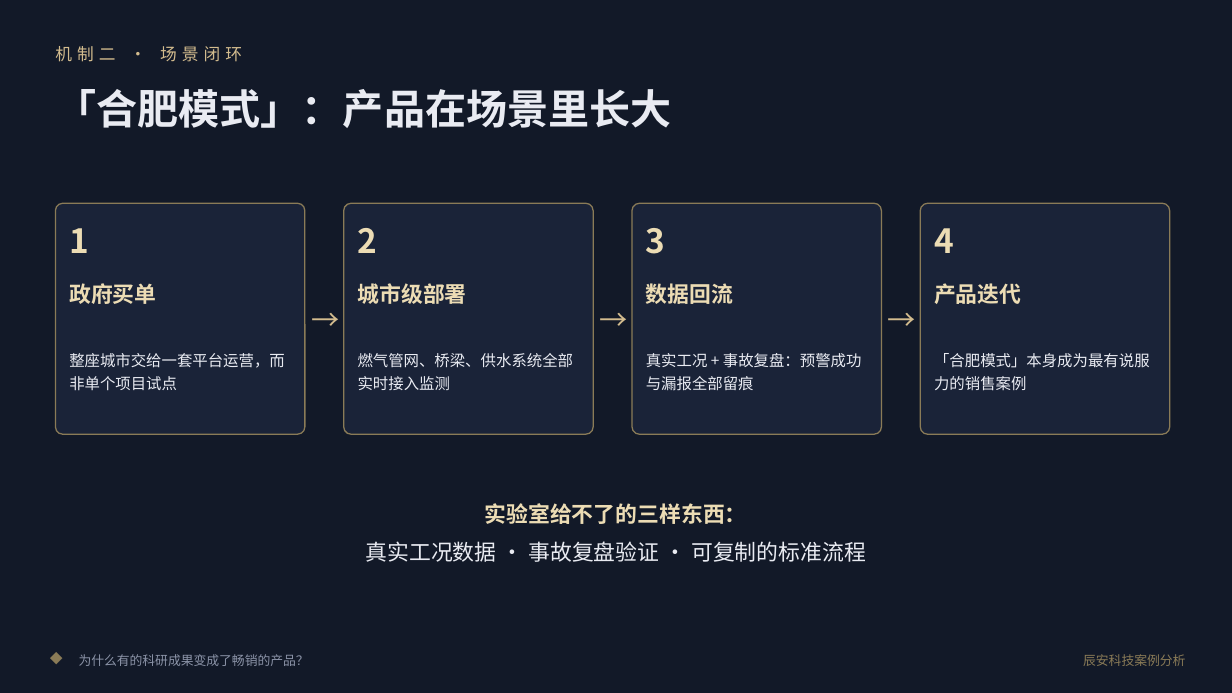
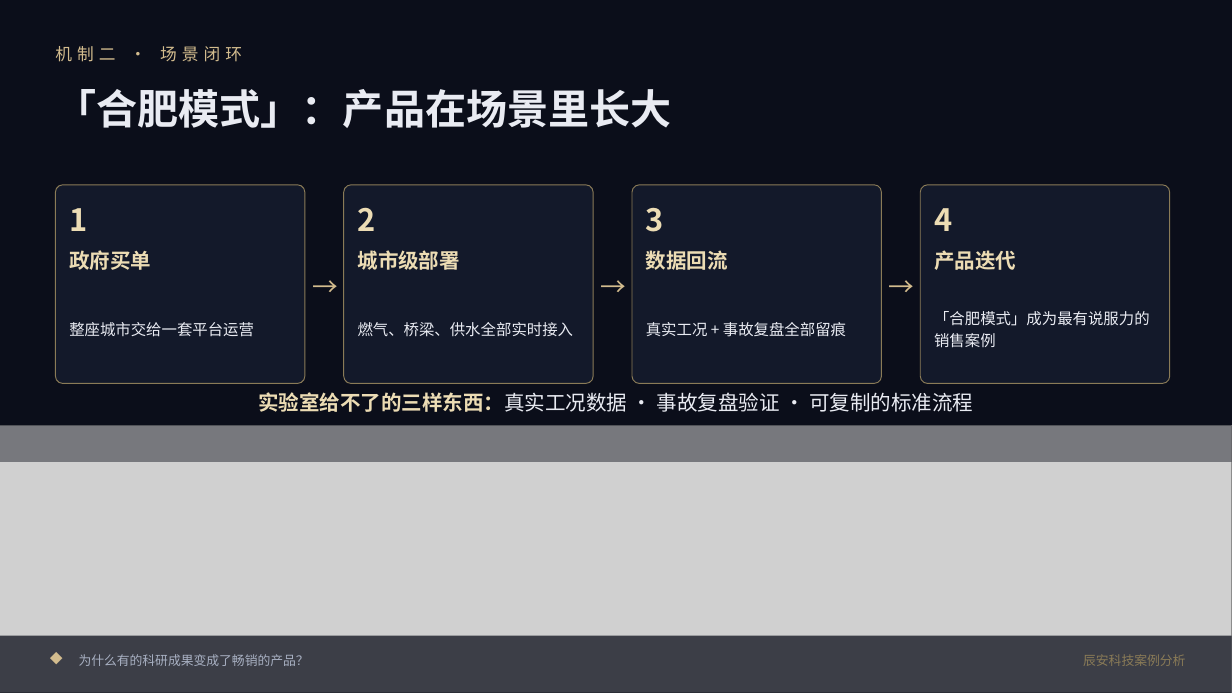
Before and after one commit to sdh0219/susu-tools, a slide deck: slide 6 of web/assets/files/小组案例分析报告-辰安科技.pptx. Drawn at 1232x693 pixels with LibreOffice and Linux fonts; fonts in the diff are those of the drawing; grey boxes stand for pictures. Boxes give left, top, right and bottom in pixels: in the first picture for what was removed or moved away, otherwise in the second. Text is boxed around its words. In the diff, an @@ line names an element or a change of style, - is before the commit and + after.

Commit message:
feat(case): cinematic image-rich deck (9 slides, cg-game art direction)
- 8 AI-generated 1344x768 illustrations as full-bleed / band visuals
  behind the tetrad-gold text layers; valley-of-death slide now led by
  the gorge-bridge artwork; timeline art regenerated after first pass
  drew a portrait over the axis
- cover and closing carry reporter credit: 苏登辉 (26085703073)

```diff
--- a/web/assets/files/小组案例分析报告-辰安科技.pptx
+++ b/web/assets/files/小组案例分析报告-辰安科技.pptx
@@ background #121928 to #0B0E1A @@
@@ rounded rectangle: place and size @@
-rounded rectangle at <box>55,203,305,434</box>
+rounded rectangle at <box>55,185,305,384</box>
@@ rounded rectangle: place and size @@
-rounded rectangle at <box>344,203,593,434</box>
+rounded rectangle at <box>344,185,593,384</box>
@@ rounded rectangle: place and size @@
-rounded rectangle at <box>632,203,882,434</box>
+rounded rectangle at <box>632,185,882,384</box>
@@ fill #1A2338 to #141A2C at 92% opacity; outline #8A7B57 1 pt to #8A7B57 0.75 pt; proportions changed in 4 elements at <box>55,185,305,384</box>, <box>344,185,593,384</box>, <box>632,185,882,384</box>, <box>921,185,1170,384</box> @@
@@ rounded rectangle: place and size @@
-rounded rectangle at <box>921,203,1170,434</box>
+rounded rectangle at <box>921,185,1170,384</box>
@@ 4 texts: place and size @@
-4 texts at <box>69,228,954,254</box>
+4 texts at <box>69,207,952,232</box>
@@ size 26 to 24 pt in 4 elements at <box>69,208,87,231</box>, <box>358,207,376,231</box>, <box>646,207,664,232</box>, <box>934,208,952,231</box> @@
@@ text "政府买单": place and size @@
-text "政府买单" at <box>69,283,156,304</box>
+text "政府买单" at <box>69,250,151,270</box>
@@ text "城市级部署": place and size @@
-text "城市级部署" at <box>358,283,467,304</box>
+text "城市级部署" at <box>358,250,460,270</box>
@@ text "数据回流": place and size @@
-text "数据回流" at <box>646,283,733,304</box>
+text "数据回流" at <box>646,250,728,270</box>
@@ 3 texts: place and size @@
-3 texts at <box>307,296,921,342</box>
+3 texts at <box>307,263,921,310</box>
@@ size 22 to 20 pt in 3 elements at <box>307,263,344,310</box>, <box>595,263,632,310</box>, <box>884,263,921,310</box> @@
@@ size 17 to 16 pt in 4 elements at <box>69,250,151,270</box>, <box>358,250,460,270</box>, <box>646,250,728,270</box>, <box>934,250,1016,270</box> @@
@@ text "产品迭代": place and size @@
-text "产品迭代" at <box>934,283,1021,304</box>
+text "产品迭代" at <box>934,250,1016,270</box>
@@ text at <box>69,322,254,337</box>: text changed @@
-整座城市交给一套平台运营，而非单个项目试点
+整座城市交给一套平台运营
@@ text at <box>358,322,574,337</box>: text changed @@
-燃气管网、桥梁、供水系统全部实时接入监测
+燃气、桥梁、供水全部实时接入
@@ text at <box>646,322,846,337</box>: text changed @@
-真实工况 + 事故复盘：预警成功与漏报全部留痕
+真实工况 + 事故复盘全部留痕
@@ text at <box>934,311,1150,348</box>: text changed @@
-「合肥模式」本身成为最有说服力的销售案例
+「合肥模式」成为最有说服力的销售案例
@@ text at <box>258,392,973,412</box>: text changed; size 17 to 16 pt @@
-实验室给不了的三样东西：
-真实工况数据 · 事故复盘验证 · 可复制的标准流程
+实验室给不了的三样东西：真实工况数据 · 事故复盘验证 · 可复制的标准流程
@@ picture added at <box>0,425,1232,693</box> @@
@@ rectangle added at <box>0,425,1232,462</box>, fill #0B0E1A at 45% opacity @@
@@ rectangle added at <box>0,636,1232,693</box>, fill #0B0E1A at 75% opacity @@
@@ text "◆" at <box>50,645,78,673</box>: text colour #8A7B57 to #D3BC8E @@
@@ text "为什么有的科研成果变成了畅销的产品？" at <box>79,654,309,666</box>: text colour #8B93A7 to #A8B0C2 @@
```
Also in this commit, not shown: 8 other slides changed.
